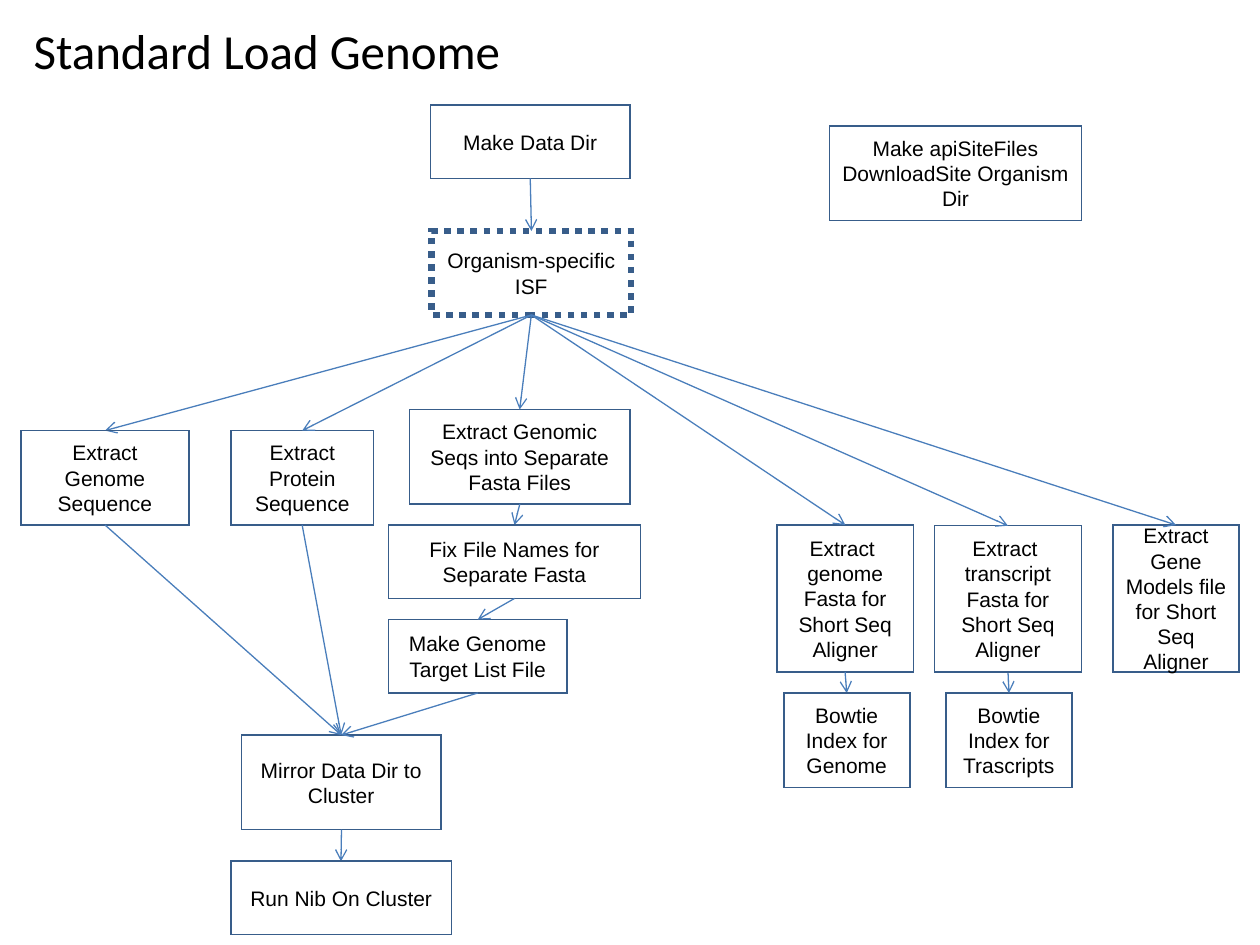
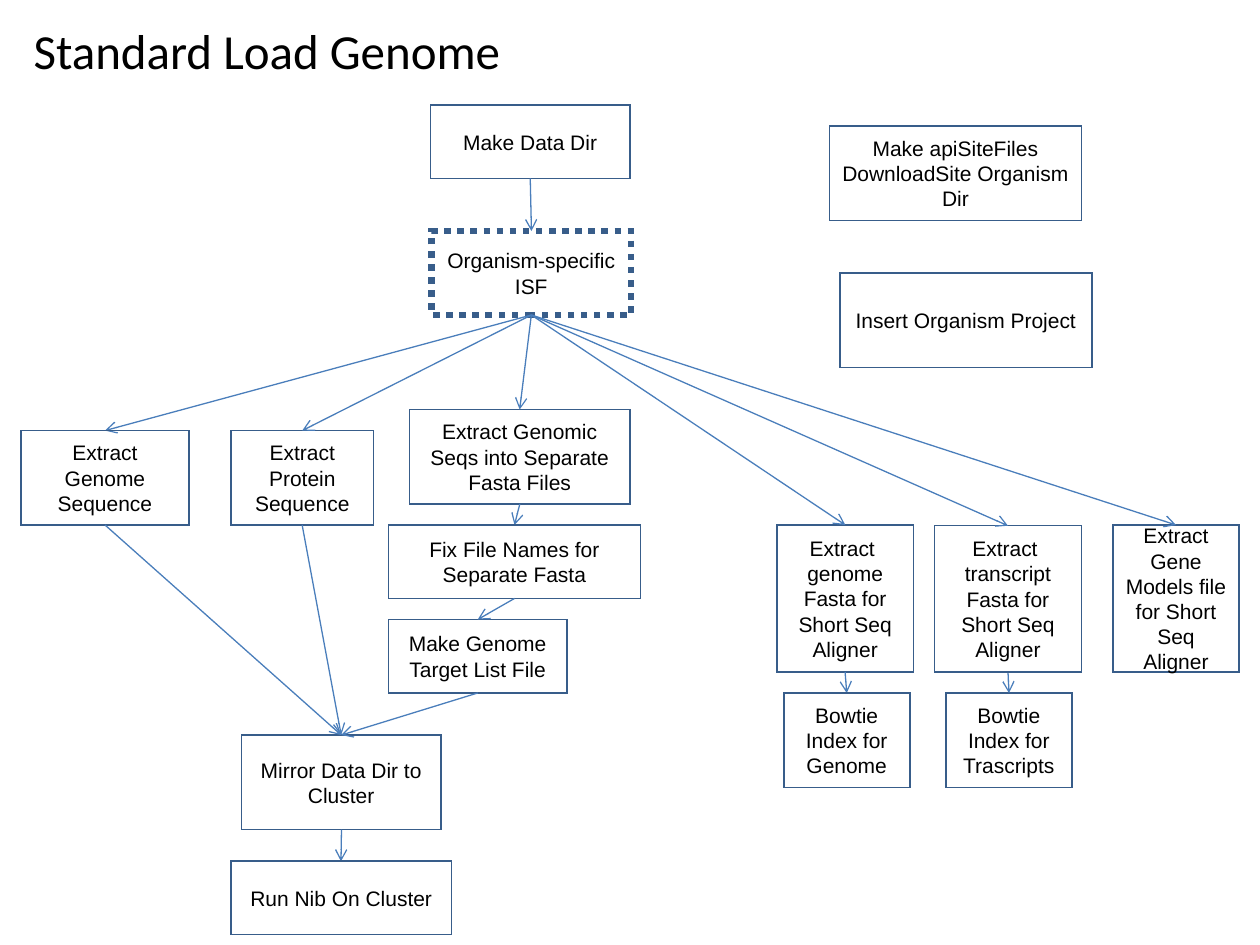
Before and after one commit to VEuPathDB/ApiCommonWorkflow, a slide deck: slide 5 of Main/doc/IntegratedWorkflow.ppt. Drawn at 1260x945 pixels with LibreOffice and Linux fonts; fonts in the diff are those of the drawing. Boxes give left, top, right and bottom in pixels: in the first picture for what was removed or moved away, otherwise in the second. Text is boxed around its words. In the diff, an @@ line names an element or a change of style, - is before the commit and + after.

```diff
--- a/Main/doc/IntegratedWorkflow.ppt
+++ b/Main/doc/IntegratedWorkflow.ppt
@@ rectangle added at box(840, 273, 1092, 368), fill #FFFFFF, outline #385D8A 0.99 pt, 12 pt, text #000000 @@
+Insert Organism Project
```
Also in this commit, not shown: 1 other slide changed.
